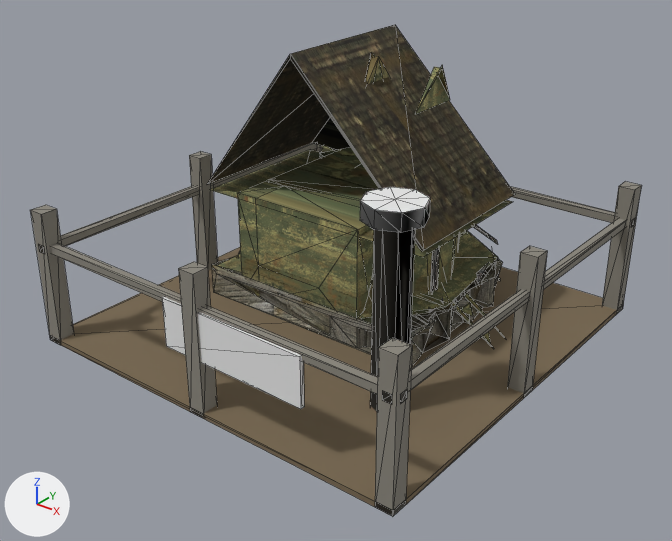
One commit to the glTF model assets/dist/dweller_building_training/lod1.glb: the scene before it, then after it.
Rendered twice from a 50 mm lens placed at (3.71, -4.74, 3.35), pointed at (0.08, -0.22, 0.54). Lighting does not change. The marker at lower left points along +X, +Y and +Z. The picture after the commit comes second. Mesh edges are drawn as thin lines. Vertices at exactly the same position are counted once.

The first picture shows 'dweller_building_training'.
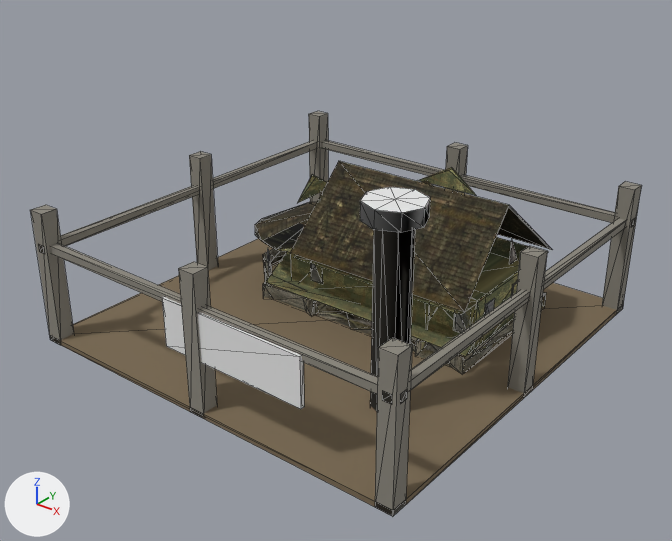
Pixel boxes [x1, y1, x2, y2] of what changed, in the pictures (672 x 541 px; the box of a moved part takes in the faces that stretch with it):
'dweller_building_training', reshaped (17% shorter): before [31, 25, 641, 516]; after [31, 111, 641, 516]
part 1 of me_dweller_building_training, moved or reshaped (not visible afterwards): before [473, 225, 498, 244]
part 2 of me_dweller_building_training, moved or reshaped: before [212, 230, 503, 367]; after [263, 249, 546, 374]
part 3 of me_dweller_building_training, moved or reshaped: before [415, 65, 450, 114]; after [298, 175, 327, 203]
part 4 of me_dweller_building_training, moved or reshaped (not visible before): after [418, 167, 477, 196]
part 5 of me_dweller_building_training, deleted (mostly hidden): before [319, 52, 504, 347]
part 6 of me_dweller_building_training, cut back: before [208, 25, 515, 324]; after [255, 161, 551, 354]

Patch to the scene script:
```diff
--- a/assets/dist/dweller_building_training/lod1.glb.py
+++ b/assets/dist/dweller_building_training/lod1.glb.py
@@ me_dweller_building_training @@
 # used by ob_dweller_building_training; location = (0.0, 0.0, 0.0)
-me_dweller_building_training.from_pydata(...)  # 411 vertices, 572 faces; spans x -1.5..1.5, y -1.5..1.5, z 0.0..2.0
+me_dweller_building_training.from_pydata(...)  # 480 vertices, 660 faces; spans x -1.5..1.5, y -1.5..1.5, z 0.0..1.42
+# me_dweller_building_training part 1: the loose piece of 5 vertices spanning x 0.08..0.58, y 1.16..1.44, z 0.39..0.43 is scaled about its middle by (0.663, -1.18, 0.528), then moved by (-1.18, -0.49, -0.18)
+# me_dweller_building_training part 2: the loose piece of 91 vertices spanning x -1.1..0.77, y -0.3..1.5, z 0.04..0.28 is multiplied about its middle by the matrix ((0.0, -1.197, 0.0), (0.652, 0.0, 0.0), (0.0, 0.0, 0.528)), then moved by (0.16, -0.12, -0.07)
+# me_dweller_building_training part 3: the loose piece of 5 vertices spanning x 0.44..0.5, y 0.15..0.59, z 1.63..1.93 is scaled about its middle by (-0.625, -1.01, 0.529), then moved by (-1.12, 0.06, -0.97)
+# me_dweller_building_training part 4: the loose piece of 5 vertices spanning x -0.59..0.09, y 1.12..1.15, z 1.37..1.67 is scaled about its middle by (0.769, 1.23, 0.524), then moved by (0.52, -0.24, -0.57)
+# me_dweller_building_training part 5: 20 loose pieces with 102 vertices, spanning x -1.08..1.1, y 0.04..1.49, z 0.0..1.93, are deleted
+# me_dweller_building_training part 6
+# 60 vertices are removed from x -1.1..0.82, y -0.29..1.49, z 0.07..2.0
+# 91 faces are deleted
+# 197 vertices are added at x -1.07..1.06, y -0.13..1.31, z 0.01..1.06
+# 18 new vertices lie (0.0, 0.0, 0.2) away from vertices in x -0.59..1.03, y 0.07..0.79, z 0.22..0.54
+# 11 new vertices lie (0.0, 0.0, 0.18) away from vertices in x -0.58..1.03, y 0.07..0.81, z 0.23
+# 5 new vertices lie (0.37, 0.0, 0.0) away from vertices in x -0.67..0.66, y 0.08..0.65, z 0.07..0.74
+# 116 new faces join them, mat_frame_wood (picture img_frame_wood_diffuse)
+# 30 new faces join them, mat_roof
+# 121 new faces join them, mat_wall_paint
 me_dweller_building_training.materials.append(mat_dirt)
```
